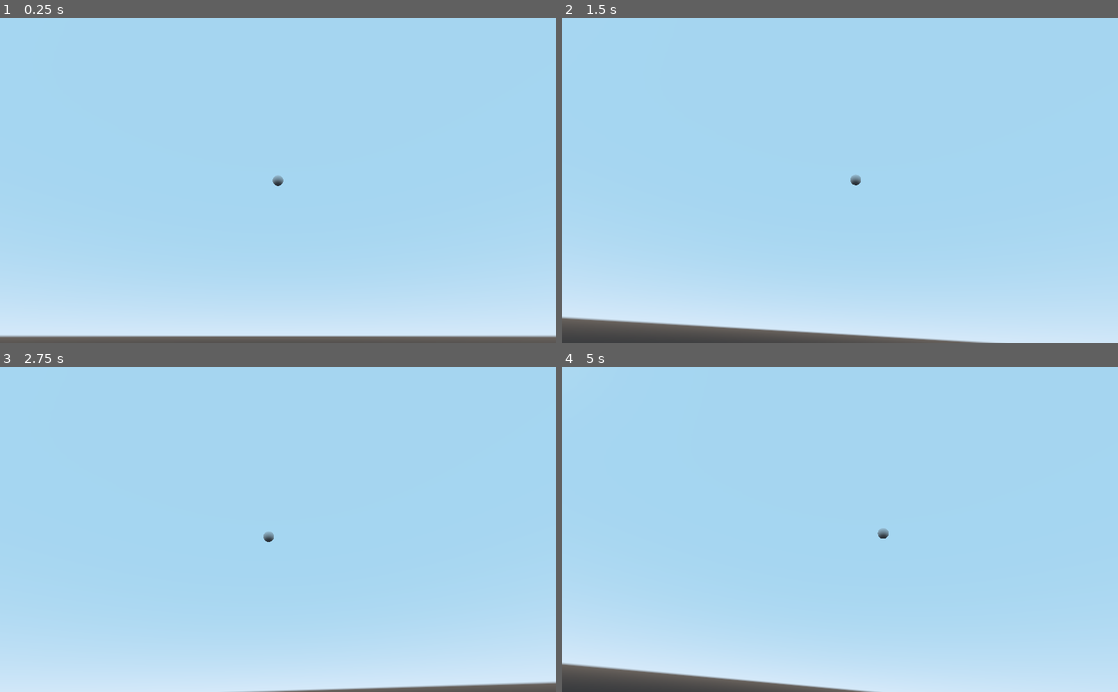
Above: before the commit, frames 1-4 (two rows, left to right).
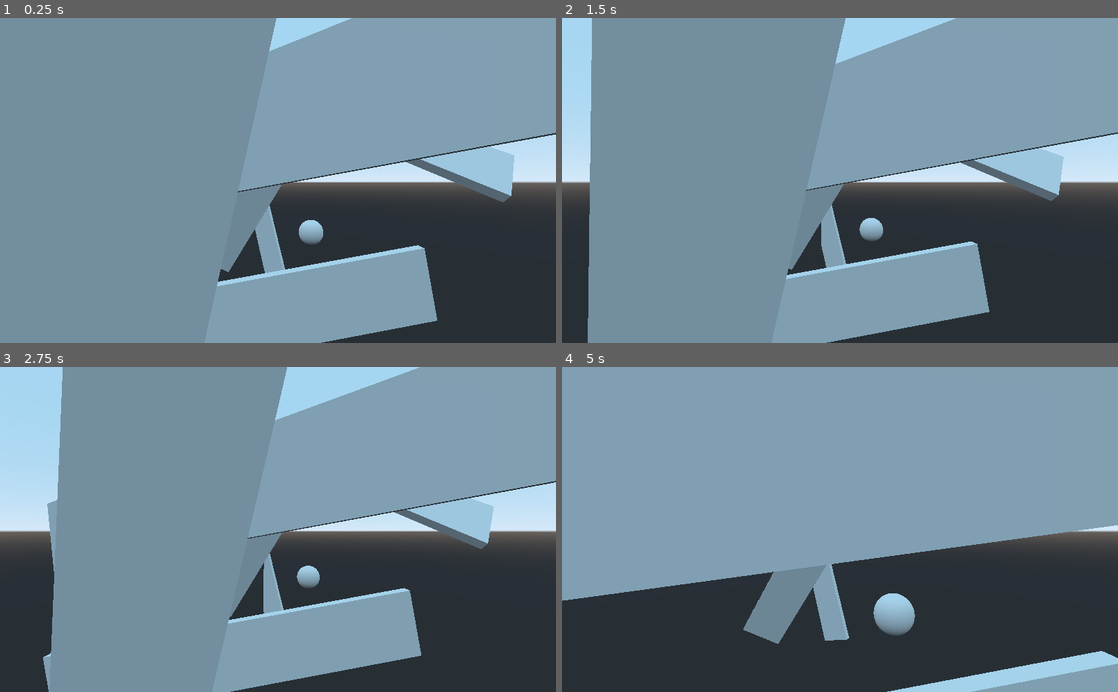
Above: after the commit, the same moments.

Repository: BeanPoleGamesDev/plummet
Game: Godot game, scene res://game.tscn
Same seed, same stepped clock (60 frames per second), same inputs: the game is played once before the commit and once after it.
Inputs (mouse positions are in pixels of both pictures, inside the frame that each line leads up to):
- Up to frame 1 (0.25 s): no input
- Up to frame 2 (1.5 s): tap Enter (ui_accept) at 0.5, 0.77 s; move the mouse to (867, 180) at 0.52 s; hold Up (ui_up) from 0.53 s (still down); move the mouse to (812, 180) at 1.27 s
- Up to frame 3 (2.75 s): keep holding Up (ui_up); tap Enter (ui_accept) at 1.52 s; move the mouse to (289, 523) at 2.02 s
- Up to frame 4 (5 s): keep holding Up (ui_up); move the mouse to (834, 536) at 2.77 s; tap Enter (ui_accept) at 3.02, 3.77, 4.52 s; move the mouse to (878, 532) at 3.52 s; move the mouse to (795, 526) at 4.27 s

The runs differ from the first frame. In frame 1, 97% of the frame differs, in the area x 0-100%, y 0-100%; in frame 2, 94%; in frame 3, 92%; in frame 4, 99%.
Error before the commit: Invalid get index 'location' (on base: 'Spatial (player.gd)'). (res://game.gd:21)
Error after the commit: Invalid get index 'location' (on base: 'KinematicBody (player.gd)'). (res://game.gd:21)

Commit message:
added goals and obstacles

Diff:
--- a/game.tscn
+++ b/game.tscn
@@ -1,16 +1,79 @@
-[gd_scene load_steps=4 format=2]
+[gd_scene load_steps=6 format=2]
 
 [ext_resource path="res://game.gd" type="Script" id=1]
 [ext_resource path="res://target.tscn" type="PackedScene" id=2]
 [ext_resource path="res://player.tscn" type="PackedScene" id=3]
+[ext_resource path="res://obstacle.tscn" type="PackedScene" id=4]
+[ext_resource path="res://goal.tscn" type="PackedScene" id=5]
 
 [node name="game" type="Spatial"]
 script = ExtResource( 1 )
 
 [node name="target" parent="." instance=ExtResource( 2 )]
-transform = Transform( 1, 0, 0, 0, 1, 0, 0, 0, 1, 35.4803, 24.114, 5.94405 )
+transform = Transform( 1, 0, 0, 0, 1, 0, 0, 0, 1, 307.375, 2.11602, 5.94405 )
 
 [node name="target2" parent="." instance=ExtResource( 2 )]
 transform = Transform( 1, 0, 0, 0, 1, 0, 0, 0, 1, 0, -32.1115, 0.0867968 )
 
 [node name="player" parent="." instance=ExtResource( 3 )]
+fall_speed = 40
+
+[node name="obstacle" parent="." instance=ExtResource( 4 )]
+transform = Transform( 0.569158, 5.23385, 0, -0.164726, 18.0839, 0, 0, 0, 51.5247, 155.657, -16.601, -5.34127 )
+
+[node name="obstacle2" parent="." instance=ExtResource( 4 )]
+transform = Transform( 0.573368, -4.74742, 0, 0.149417, 18.2176, 0, 0, 0, 51.5247, 178.352, 14.6625, -5.34127 )
+
+[node name="obstacle3" parent="." instance=ExtResource( 4 )]
+transform = Transform( 0.672408, -0.769298, -7.57543, 0.236124, 2.19072, 21.5724, 0, -4.13882, 12.8266, 76.2736, -4.46395, -5.34127 )
+
+[node name="obstacle9" parent="." instance=ExtResource( 4 )]
+transform = Transform( 0.712662, 0, 0, 0, 4.67424, 4.52964, 0, -0.819955, 25.8217, 40.4165, -17.6916, -5.28947 )
+
+[node name="obstacle10" parent="." instance=ExtResource( 4 )]
+transform = Transform( 0.662845, 0.30118, -9.48466, 0, 4.67424, 4.52964, 0.26177, -0.762637, 24.0167, 29.4405, 3.60128, -5.34127 )
+
+[node name="obstacle11" parent="." instance=ExtResource( 4 )]
+transform = Transform( 0.692894, 0.267191, 5.95139, 0.166685, -1.11069, -24.7393, 0, 4.60607, -6.31076, 18.7329, 3.11476, -5.34127 )
+
+[node name="obstacle4" parent="." instance=ExtResource( 4 )]
+transform = Transform( 0.581372, -2.62469, -4.43482, 0, 1.38803, -25.0696, 0.412181, 3.70207, 6.25522, 108.657, -11.7466, -5.34127 )
+
+[node name="obstacle12" parent="." instance=ExtResource( 4 )]
+transform = Transform( 0.690445, -0.944586, 3.86696, 0.176556, 3.69393, -15.1223, 0, 2.82551, 21.0628, 132.495, 12.6578, 12.6055 )
+
+[node name="obstacle13" parent="." instance=ExtResource( 4 )]
+transform = Transform( 0.544965, 2.45695, -10.0583, -0.459238, 2.9156, -11.9359, 0, 2.82551, 21.0628, 52.4178, 12.6578, 12.6055 )
+
+[node name="obstacle14" parent="." instance=ExtResource( 4 )]
+transform = Transform( 0.712662, 0, 0, 0, 0.0462811, 26.2147, 0, -4.74539, 0.255668, 211.613, -16.4432, 12.6055 )
+
+[node name="obstacle15" parent="." instance=ExtResource( 4 )]
+transform = Transform( 0.712662, 0, 0, 0, -3.24388, 19.1351, 0, -3.46383, -17.92, 206.409, -16.4432, -27.3814 )
+
+[node name="obstacle16" parent="." instance=ExtResource( 4 )]
+transform = Transform( 0.583974, 1.58961, 12.1936, 0.408486, -2.27251, -17.4321, 0, 3.85094, -15.3204, 275.302, -16.4432, -27.3814 )
+
+[node name="obstacle17" parent="." instance=ExtResource( 4 )]
+transform = Transform( 0.058012, 3.40697, -18.1245, -0.617702, -1.38315, -10.6099, -0.350665, 3.00006, 15.6911, 275.302, -16.4432, 2.78479 )
+
+[node name="obstacle5" parent="." instance=ExtResource( 4 )]
+transform = Transform( 0.712662, 0, 0, 0, 4.66911, 4.68834, 0, -0.848684, 25.7934, 230.57, 10.5556, -30.4431 )
+
+[node name="obstacle6" parent="." instance=ExtResource( 4 )]
+transform = Transform( 0.712662, 0, 0, 0, 0.919819, -25.7188, 0, 4.65562, 5.08131, 231.428, -7.9297, -6.22136 )
+
+[node name="obstacle7" parent="." instance=ExtResource( 4 )]
+transform = Transform( 0.65714, 0.355941, -9.95239, -0.275778, 0.848159, -23.7151, 0, 4.65562, 5.08131, 230.57, -12.654, -52.3858 )
+
+[node name="obstacle8" parent="." instance=ExtResource( 4 )]
+transform = Transform( 0.617813, -0.459715, 12.8186, 0, 4.65514, 5.09479, -0.355238, -0.799515, 22.2936, 242.493, -36.0307, -17.7405 )
+
+[node name="goal" parent="." instance=ExtResource( 5 )]
+transform = Transform( 2, 0, 0, 0, 2, 0, 0, 0, 2, 47.8658, -8.12126, 6.31459 )
+
+[node name="goal2" parent="." instance=ExtResource( 5 )]
+transform = Transform( 2, 0, 0, 0, 2, 0, 0, 0, 2, 235.321, -10.7861, -29.981 )
+
+[node name="goal3" parent="." instance=ExtResource( 5 )]
+transform = Transform( 2, 0, 0, 0, 2, 0, 0, 0, 2, 156.983, 8.61279, -11.8047 )
--- /dev/null
+++ b/goal.tscn
@@ -0,0 +1,16 @@
+[gd_scene load_steps=3 format=2]
+
+[sub_resource type="SphereShape" id=1]
+
+[sub_resource type="SphereMesh" id=2]
+
+[node name="goal" type="Area"]
+collision_layer = 4
+
+[node name="CollisionShape" type="CollisionShape" parent="."]
+transform = Transform( 2, 0, 0, 0, 2, 0, 0, 0, 2, 0, 0, 0 )
+shape = SubResource( 1 )
+
+[node name="MeshInstance" type="MeshInstance" parent="."]
+mesh = SubResource( 2 )
+material/0 = null
--- /dev/null
+++ b/obstacle.gd
@@ -0,0 +1,7 @@
+extends Area
+
+func break()->void:
+	pass
+
+func _on_obstacle_area_entered(area: Area)->void:
+	self.break()
--- /dev/null
+++ b/obstacle.tscn
@@ -0,0 +1,19 @@
+[gd_scene load_steps=4 format=2]
+
+[ext_resource path="res://obstacle.gd" type="Script" id=1]
+
+[sub_resource type="BoxShape" id=1]
+
+[sub_resource type="CubeMesh" id=2]
+
+[node name="obstacle" type="Area"]
+collision_layer = 2
+script = ExtResource( 1 )
+
+[node name="CollisionShape" type="CollisionShape" parent="."]
+shape = SubResource( 1 )
+
+[node name="MeshInstance" type="MeshInstance" parent="."]
+mesh = SubResource( 2 )
+material/0 = null
+[connection signal="area_entered" from="." to="." method="_on_obstacle_area_entered"]
--- a/player.gd
+++ b/player.gd
@@ -1,14 +1,14 @@
 extends Spatial
 
-onready var view = get_node("body/view")
+onready var view = get_node("view")
 
 var down : Vector3
 var velocity : Vector3
-var fall_speed = 0
-var move_speed = 40
+export var fall_speed: = 20
+export var move_speed: = 40
 var current_rotation : Vector3
 
-const cam_rotation_speed = 0.1
+export var cam_rotation_speed = 0.1
 const cam_limit = Vector2(85,85)
 
 func _on_set_down(d: Spatial):
@@ -25,8 +25,20 @@
 	view.set_rotation_degrees(r)
 
 func _physics_process(delta):
-
 	velocity.y = move_speed * view.get_rotation().x
 	velocity.x = move_speed * -view.get_rotation().y
 	velocity.z = -fall_speed
 	self.translate_object_local(velocity * delta)
+
+func _on_object_collision(area: Area):
+	pass
+
+func kill()->void:
+	print("player died")
+	get_tree().reload_current_scene()
+
+func _on_hurt_box_area_entered(area: Area)->void:
+	self.kill()
+
+func _on_goal_box_area_entered(area: Area)->void:
+	print("point!")
--- a/player.tscn
+++ b/player.tscn
@@ -1,24 +1,35 @@
-[gd_scene load_steps=4 format=2]
+[gd_scene load_steps=5 format=2]
 
 [ext_resource path="res://player.gd" type="Script" id=1]
 
 [sub_resource type="CapsuleShape" id=1]
 
-[sub_resource type="BoxShape" id=2]
+[sub_resource type="SphereShape" id=2]
 
-[node name="player" type="Spatial"]
+[sub_resource type="SphereShape" id=3]
+
+[node name="player" type="KinematicBody"]
 script = ExtResource( 1 )
 
-[node name="body" type="KinematicBody" parent="."]
-
-[node name="CollisonShape" type="CollisionShape" parent="body"]
+[node name="CollisonShape" type="CollisionShape" parent="."]
 shape = SubResource( 1 )
 
-[node name="view" type="Camera" parent="body"]
+[node name="view" type="Camera" parent="."]
 current = true
 
-[node name="hurt_box" type="Area" parent="body"]
-editor/display_folded = true
+[node name="hurt_box" type="Area" parent="."]
+collision_layer = 0
+collision_mask = 2
 
-[node name="CollisionShape" type="CollisionShape" parent="body/hurt_box"]
+[node name="CollisionShape" type="CollisionShape" parent="hurt_box"]
 shape = SubResource( 2 )
+
+[node name="goal_box" type="Area" parent="."]
+collision_layer = 0
+collision_mask = 4
+
+[node name="CollisionShape" type="CollisionShape" parent="goal_box"]
+transform = Transform( 1.5, 0, 0, 0, 1.5, 0, 0, 0, 1.5, 0, 0, 0 )
+shape = SubResource( 3 )
+[connection signal="area_entered" from="hurt_box" to="." method="_on_hurt_box_area_entered"]
+[connection signal="area_entered" from="goal_box" to="." method="_on_goal_box_area_entered"]
--- a/project.godot
+++ b/project.godot
@@ -36,6 +36,7 @@
 
 3d_physics/layer_1="player"
 3d_physics/layer_2="obstacles"
+3d_physics/layer_3="goals"
 
 [rendering]
 
